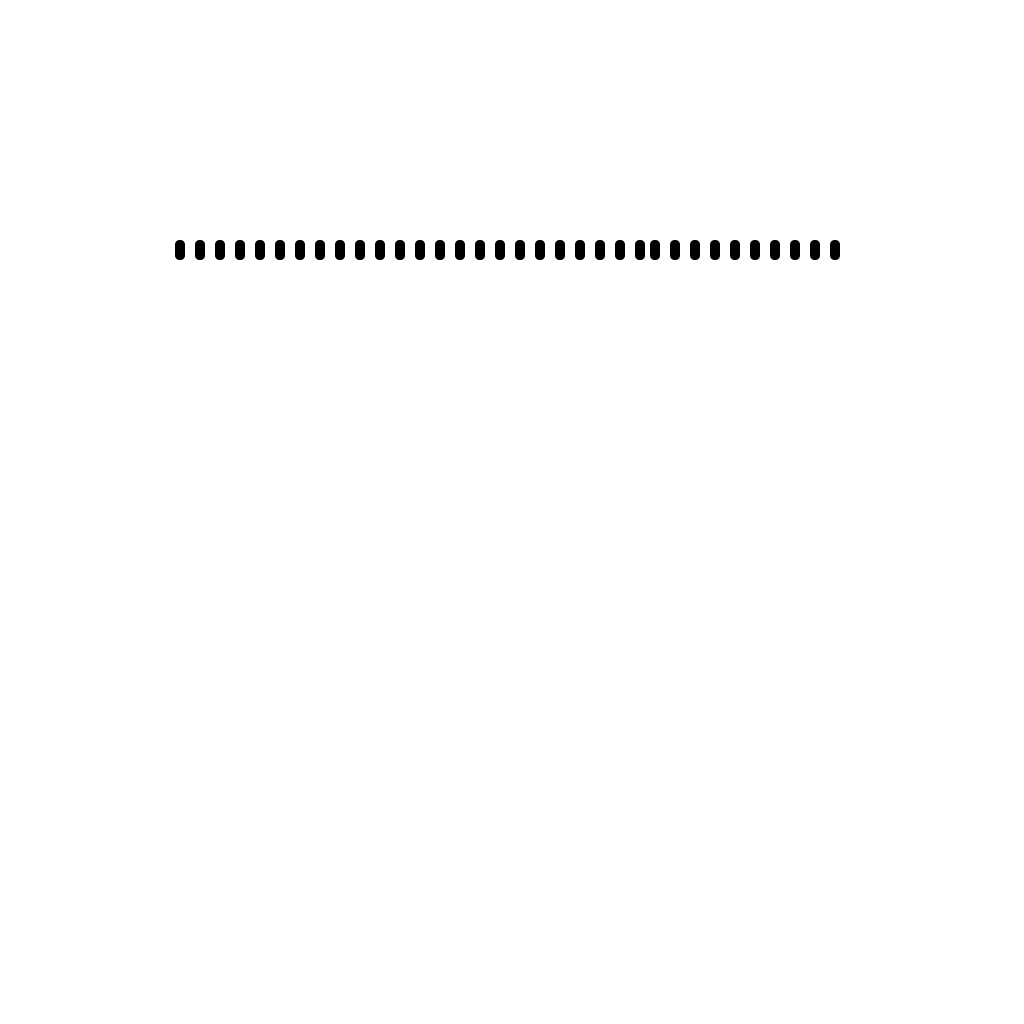
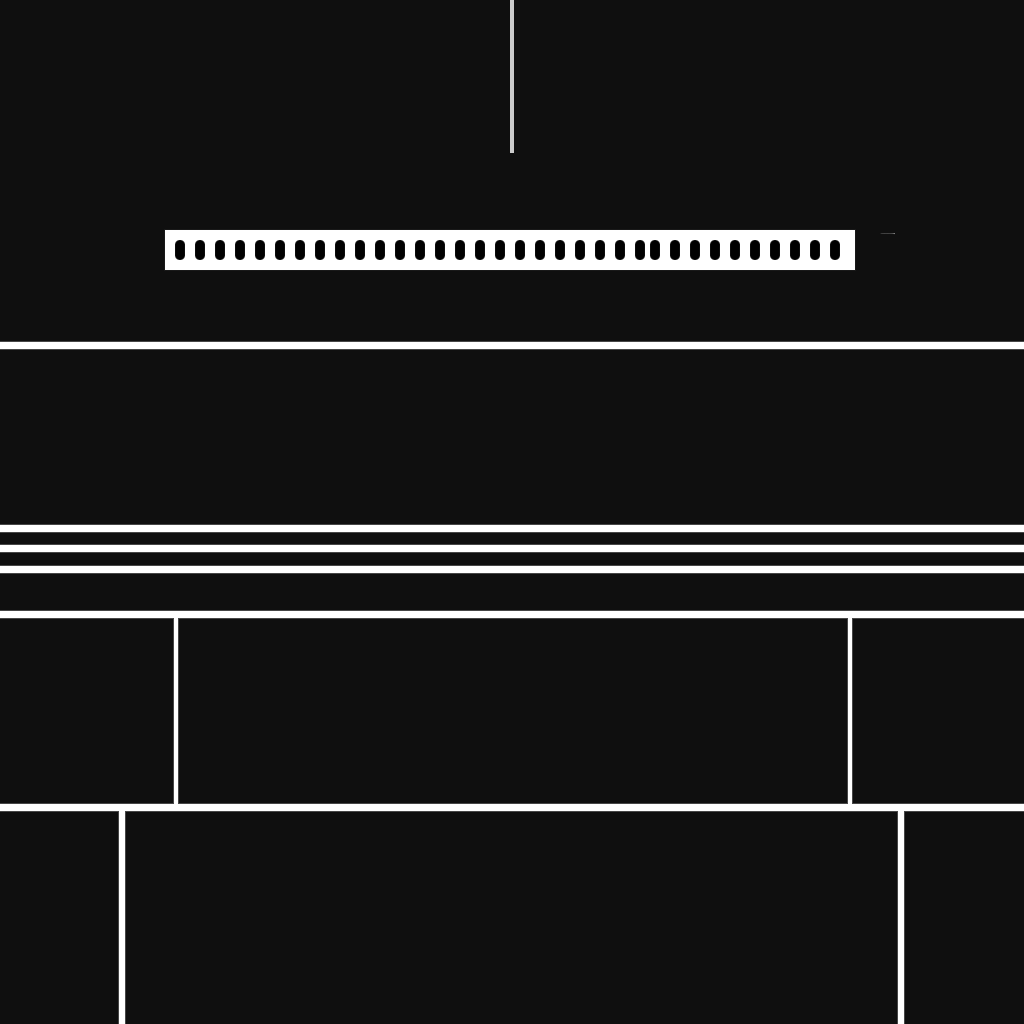
Layer changes from the first 1024px x 1024px image to the second:
renamed "UV" to "Rectangle 1", showed it, painted on it, masked it over [0, 0, 1024, 1024]
removed layer "Rounded Rectangle 2 copy 6" over [650, 233, 895, 260]
removed layer "Rounded Rectangle 2 copy 5" over [175, 240, 645, 260]
removed layer "Layer 1" over [175, 240, 840, 260]
